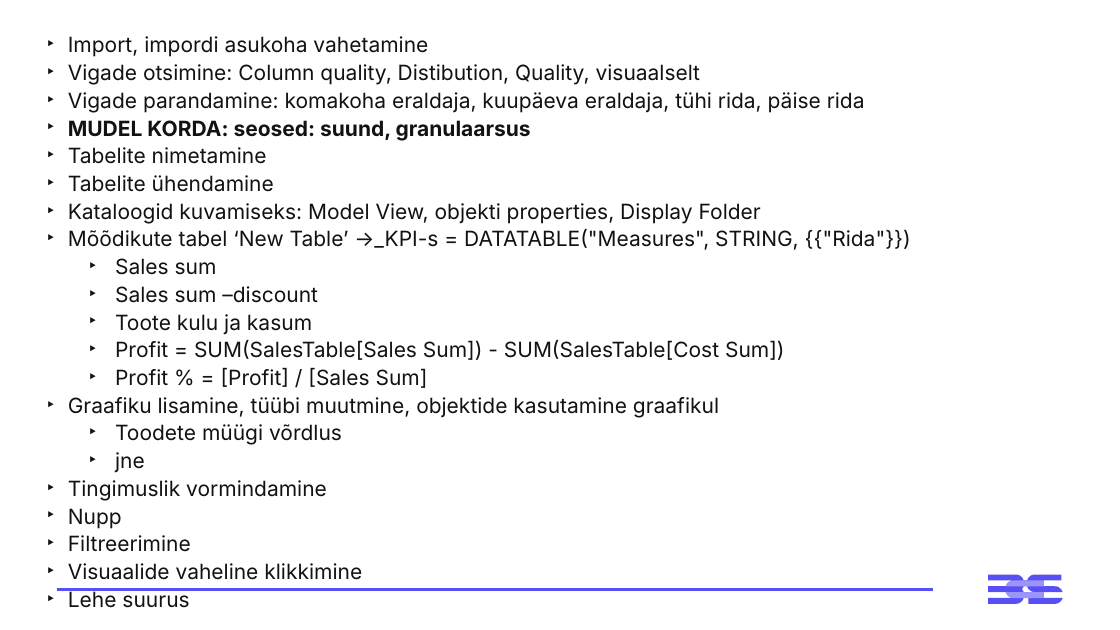
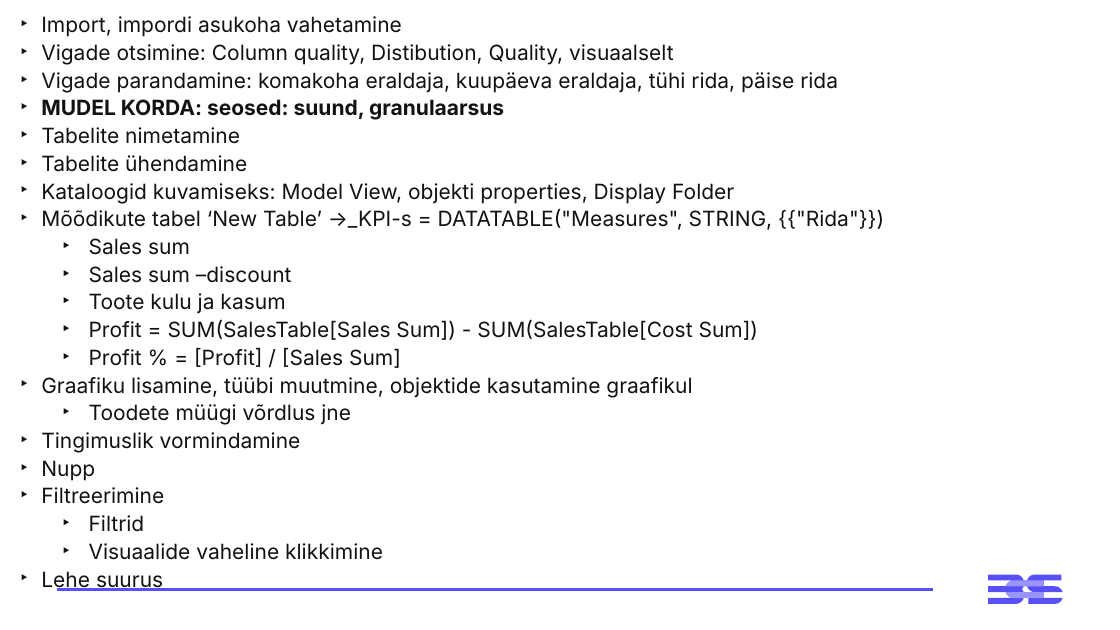
Before and after one commit to emilieabel/andmetarkus, a slide deck: slide 4 of Materjalid/Day3 M Visuaalid Andmelugu/3-paev-andmetarkus-esitlus.pptx. Drawn at 1120x630 pixels with LibreOffice and Linux fonts; fonts in the diff are those of the drawing. Boxes give left, top, right and bottom in pixels: in the first picture for what was removed or moved away, otherwise in the second. Text is boxed around its words. In the diff, an @@ line names an element or a change of style, - is before the commit and + after.

```diff
--- a/Materjalid/Day3 M Visuaalid Andmelugu/3-paev-andmetarkus-esitlus.pptx
+++ b/Materjalid/Day3 M Visuaalid Andmelugu/3-paev-andmetarkus-esitlus.pptx
@@ text "Import, impordi asukoha vahetamine": place and size @@
-text "Import, impordi asukoha vahetamine" at bbox=[68, 36, 911, 552]
+text "Import, impordi asukoha vahetamine" at bbox=[41, 16, 884, 532]
@@ text "Import, impordi asukoha vahetamine" at bbox=[41, 16, 884, 532]: list level 1 to 2 in "Visuaalide vaheline klikkimine" @@
@@ text at bbox=[89, 404, 351, 425]: text changed @@
-  ‣ Toodete müügi võrdlus
-  ‣ jne
+  ‣ Toodete müügi võrdlus jne
@@ text at bbox=[89, 515, 145, 532]: paragraph added @@
+  ‣ Filtrid
```
Also in this commit, not shown: 1 other slide changed, 6 slides added, 2 slides removed, 3 other files.
